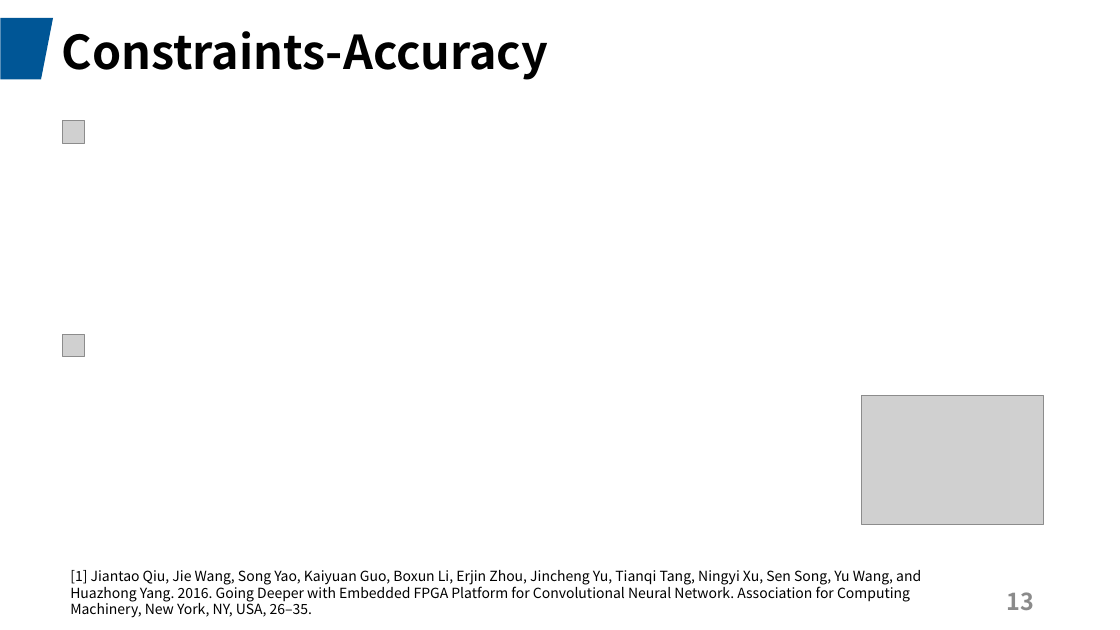
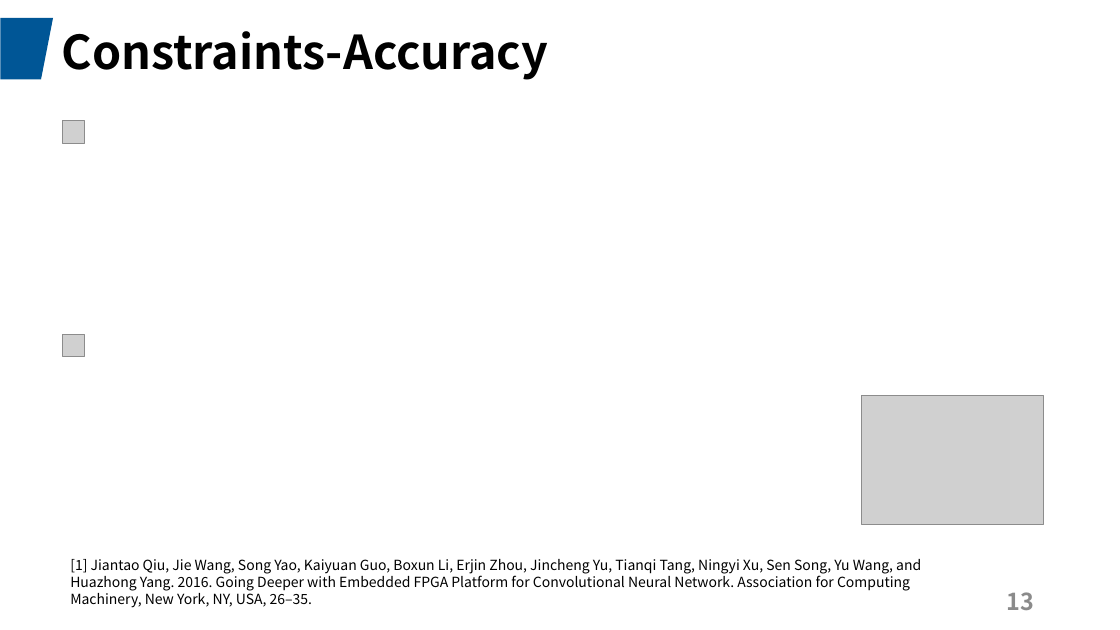
Before and after one commit to JadeQiong/DSE, a slide deck: slide 13 of 组会3.24GNN.pptx. Drawn at 1120x630 pixels with LibreOffice and Linux fonts; fonts in the diff are those of the drawing; grey boxes stand for pictures. Boxes give left, top, right and bottom in pixels: in the first picture for what was removed or moved away, otherwise in the second. Text is boxed around its words. In the diff, an @@ line names an element or a change of style, - is before the commit and + after.

```diff
--- a/组会3.24GNN.pptx
+++ b/组会3.24GNN.pptx
@@ text "[1] Jiantao Qiu, Jie Wang, ..." moved from (x1=70, y1=570, x2=921, y2=618) to (x1=70, y1=559, x2=921, y2=608) @@
```
Also in this commit, not shown: 7 other slides changed, 1 slide added, 2 other files.
